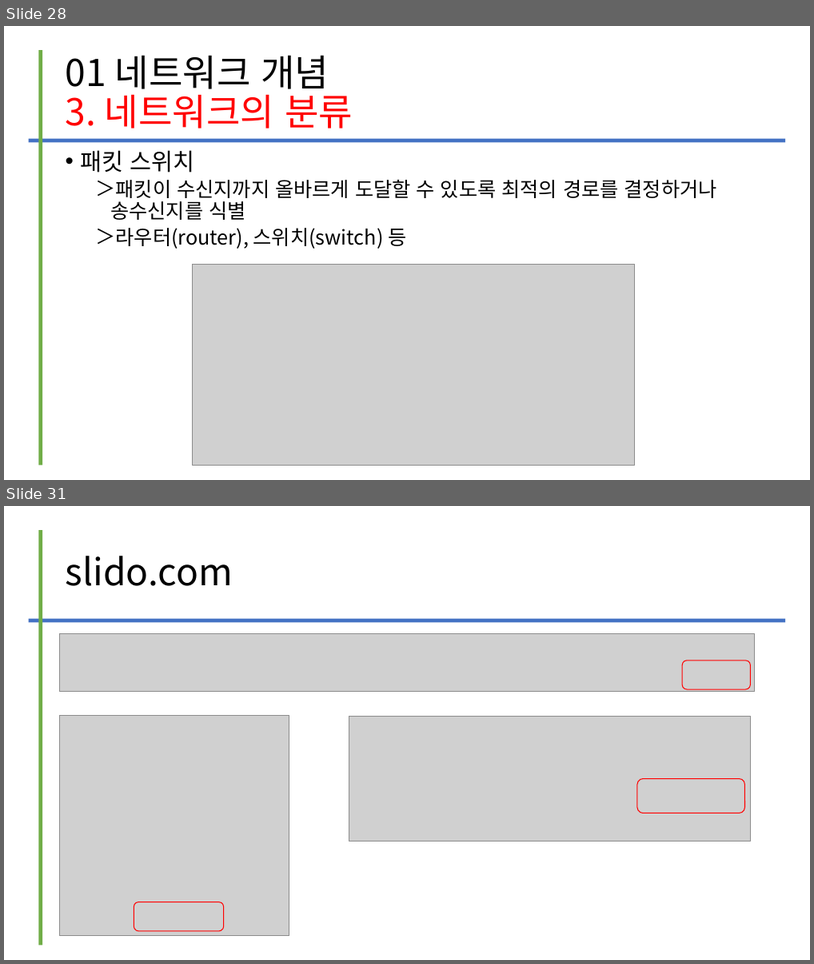
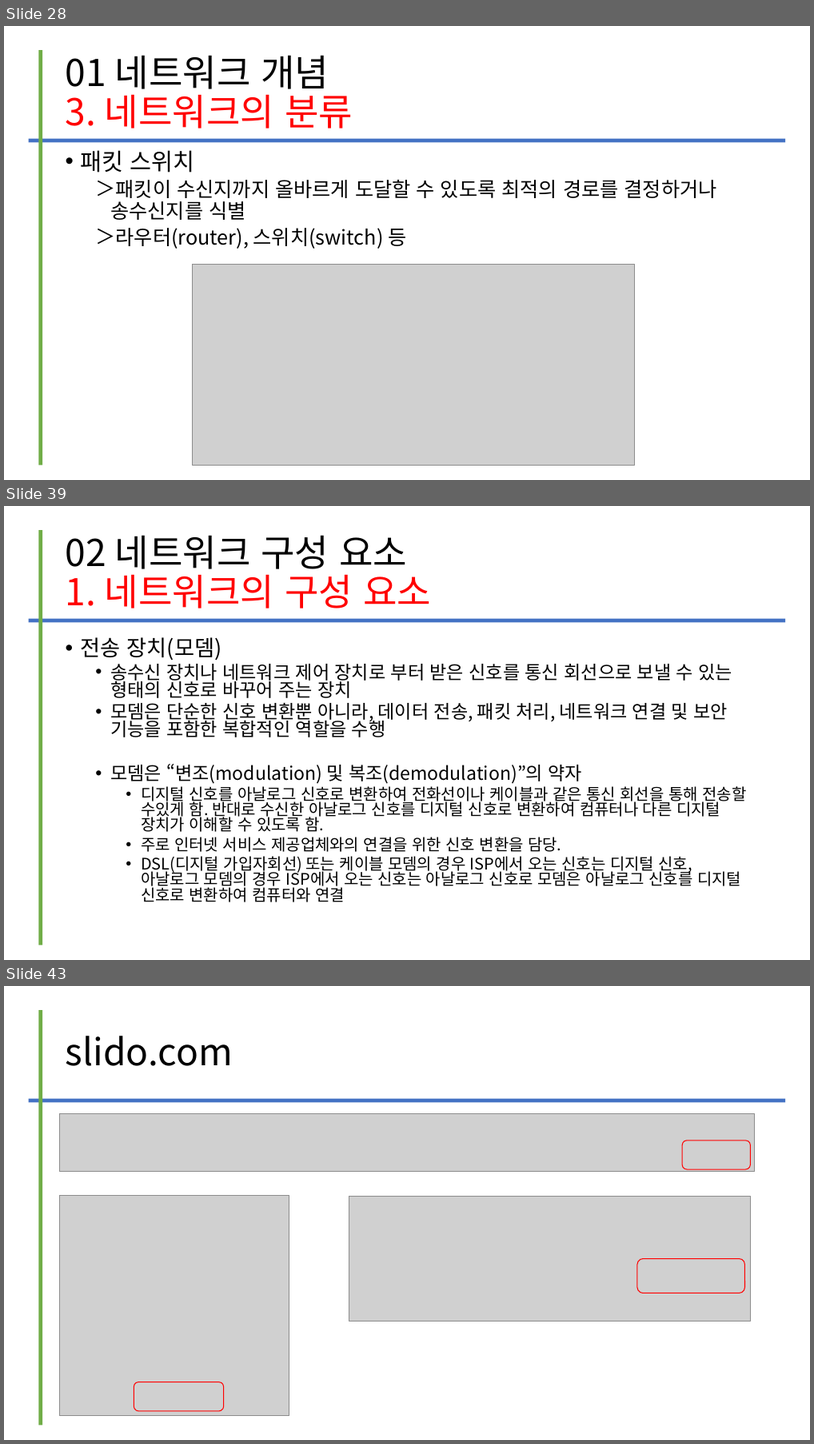
Before and after one commit to kig2929kig/2025-1-network, a slide deck: 컴퓨터 네트워크 - I. 네트워크의 이해.ppt. Shown one above the other, each under a label of ours: slides 28 and 31 before the commit, slides 28, 39 and 43 after it; the slides between them are not shown. The pictures are 814x964 and 814x1444 pixels, drawn with LibreOffice and Linux fonts; fonts in the diff are those of the drawing; grey boxes stand for pictures. Boxes give left, top, right and bottom in pixels: in the first picture for what was removed or moved away, otherwise in the second. Text is boxed around its words. In the diff, an @@ line names an element or a change of style, - is before the commit and + after.

Commit message:
Add files via upload
업데이트

```diff
--- a/컴퓨터 네트워크 - I. 네트워크의 이해.ppt
+++ b/컴퓨터 네트워크 - I. 네트워크의 이해.ppt
@@ slide 39 added at <box>4,506,810,960</box>, background #FFFFFF @@
@@ line added from (41, 530) to (41, 945), #70AD47 4.51 pt @@
@@ title added at <box>66,535,431,608</box>, 44 pt, text #FF0000 @@
+02 네트워크 구성 요소
+1. 네트워크의 구성 요소
@@ line added from (28, 620) to (786, 620), #4472C4 4.51 pt @@
@@ text added at <box>81,637,746,902</box>, 19 pt, text #000000 @@
+• 전송 장치(모뎀)
+  • 송수신 장치나 네트워크 제어 장치로 부터 받은 신호를 통신 회선으로 보낼 수 있는 형태의 신호로 바꾸어 주는 장치
+  • 모뎀은 단순한 신호 변환뿐 아니라, 데이터 전송, 패킷 처리, 네트워크 연결 및 보안 기능을 포함한 복합적인 역할을 수행
+  • 모뎀은 “변조(modulation) 및 복조(demodulation)”의 약자
+    • 디지털 신호를 아날로그 신호로 변환하여 전화선이나 케이블과 같은 통신 회선을 통해 전송할 수있게 함. 반대로 수신한 아날로그 신호를 디지털 신호로 변환하여 컴퓨터나 다른 디지털 장치가 이해할 수 있도록 함.
+    • 주로 인터넷 서비스 제공업체와의 연결을 위한 신호 변환을 담당.
+    • DSL(디지털 가입자회선) 또는 케이블 모뎀의 경우 ISP에서 오는 신호는 디지털 신호, 아날로그 모뎀의 경우 ISP에서 오는 신호는 아날로그 신호로 모뎀은 아날로그 신호를 디지털 신호로 변환하여 컴퓨터와 연결
@@ what was slide 31 is now slide 43 @@
```
Also in this commit, not shown: 2 slides changed, 11 other slides added.
